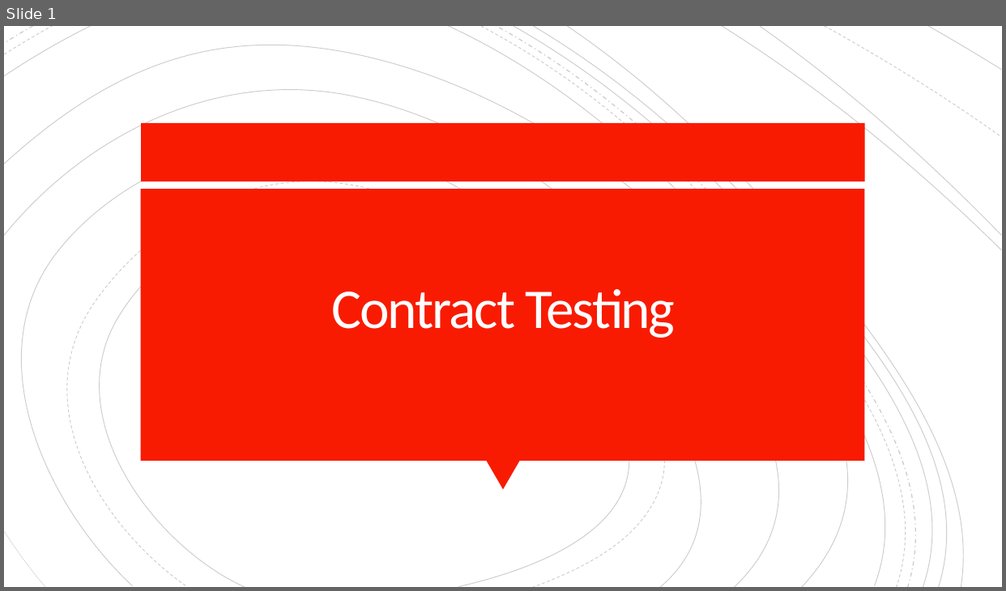
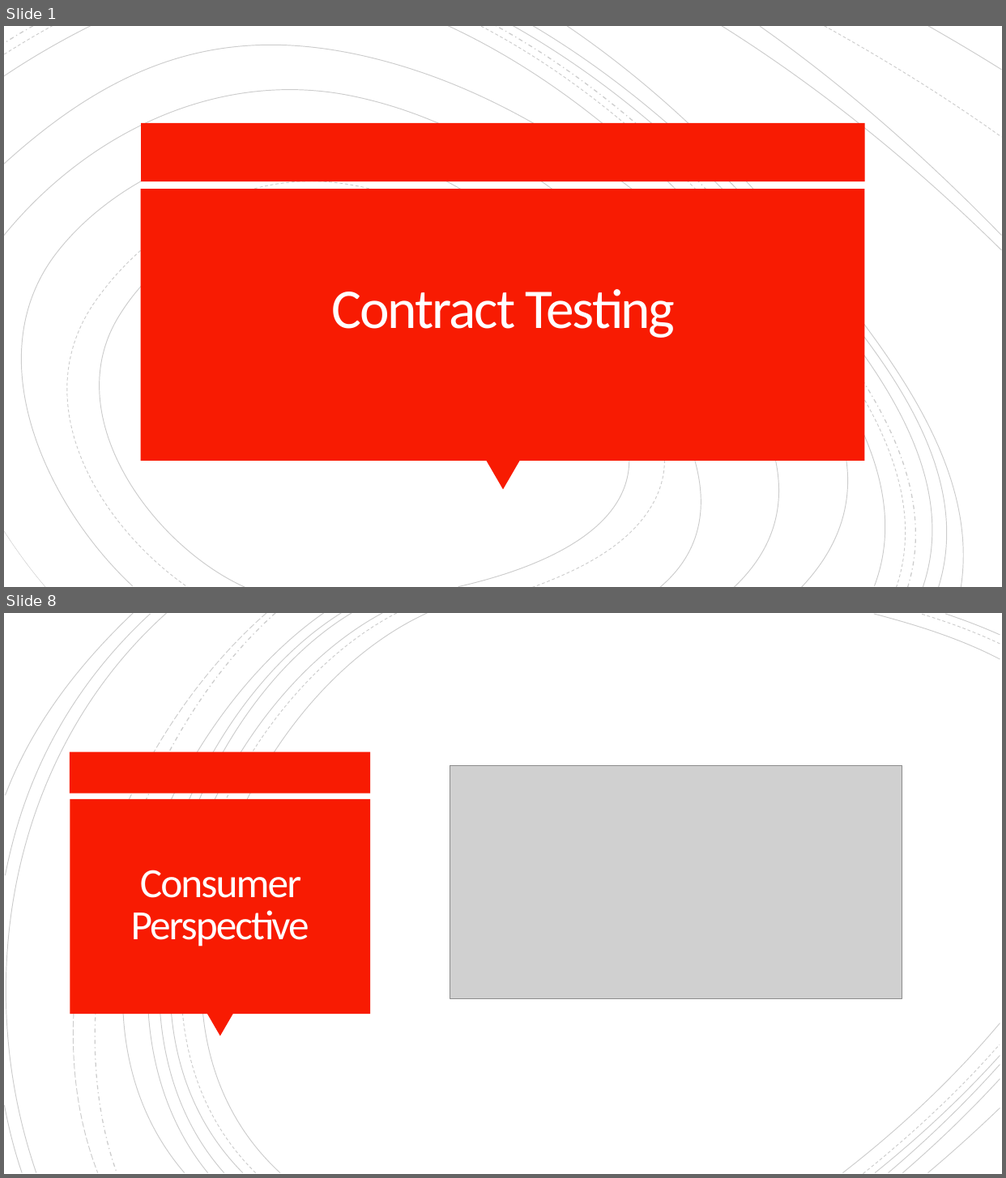
Before and after one commit to gigapr/Presentations, a slide deck: ConsumerDrivenContract.pptx. Shown one above the other, each under a label of ours: slide 1 before the commit, slides 1 and 8 after it; the slides between them are not shown. The pictures are 1006x591 and 1006x1178 pixels, drawn with LibreOffice and Linux fonts; fonts in the diff are those of the drawing; grey boxes stand for pictures. Boxes give left, top, right and bottom in pixels: in the first picture for what was removed or moved away, otherwise in the second. Text is boxed around its words. In the diff, an @@ line names an element or a change of style, - is before the commit and + after.

Commit message:
Updated presentation on ConsumerDriven contract

```diff
--- a/ConsumerDrivenContract.pptx
+++ b/ConsumerDrivenContract.pptx
@@ slide 8 added at [4, 613, 1002, 1174], background #FFFFFF @@
@@ group added at [4, 613, 1000, 1174]: 21 freeform shapes @@
@@ rectangle added at [70, 752, 371, 794], fill #F81B02 @@
@@ picture added at [450, 766, 902, 999] @@
@@ rectangle added at [70, 799, 370, 1014], fill #F81B02 @@
@@ title added at [131, 870, 309, 947], 40 pt, text #FFFEFF @@
+Consumer Perspective
@@ triangle added at [206, 1014, 233, 1037], fill #F81B02 @@
```
Also in this commit, not shown: 3 slides changed, 5 other slides added.
